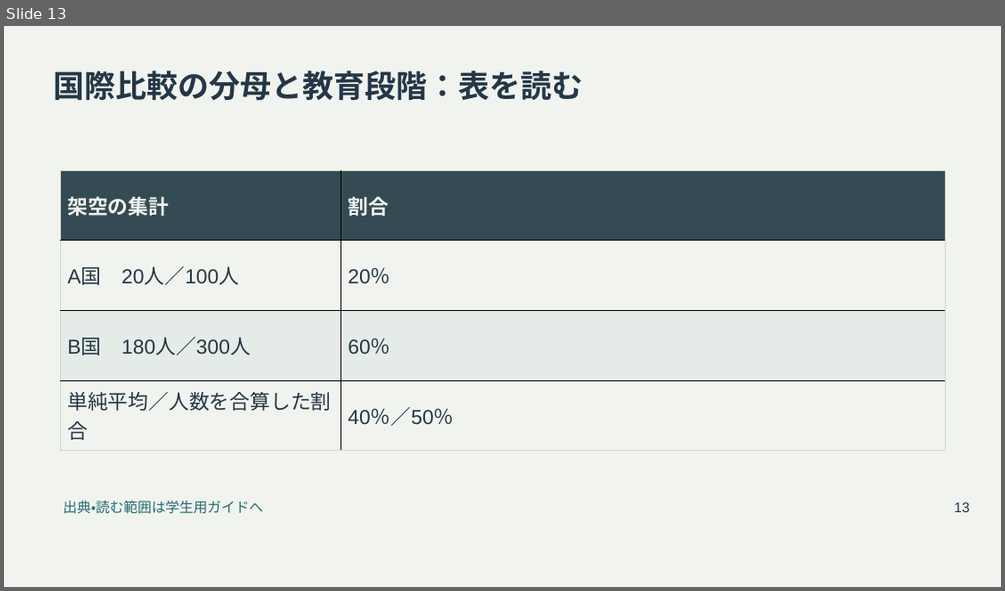
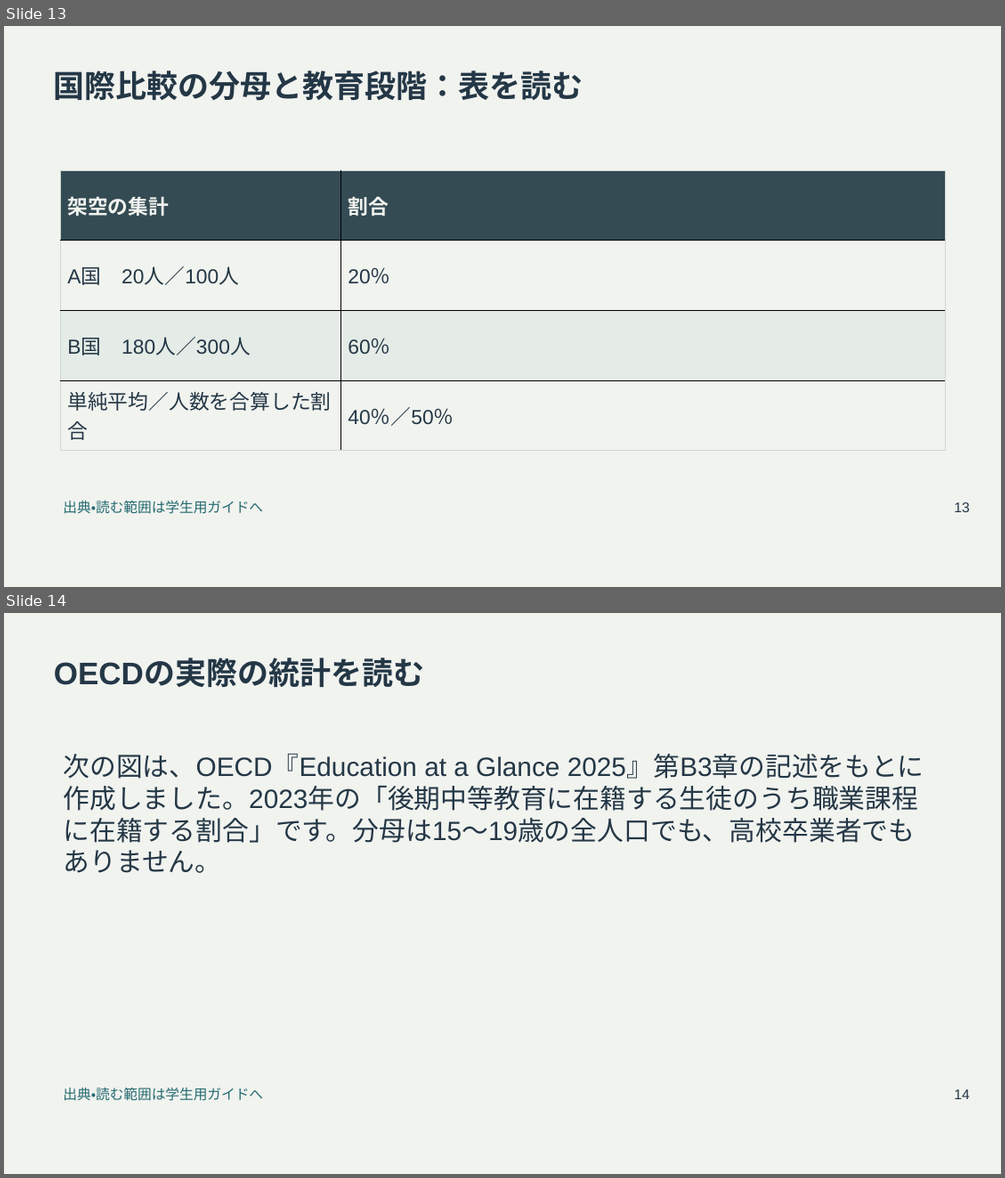
Before and after one commit to zooc-14calbp/industrial-education-ii, a slide deck: reorganized/20261105/main/11/slides.pptx. Shown one above the other, each under a label of ours: slide 13 before the commit, slides 13 and 14 after it. The pictures are 1005x591 and 1005x1178 pixels, drawn with LibreOffice and Linux fonts; fonts in the diff are those of the drawing. Boxes give left, top, right and bottom in pixels: in the first picture for what was removed or moved away, otherwise in the second. Text is boxed around its words. In the diff, an @@ line names an element or a change of style, - is before the commit and + after.

Commit message:
Rebuild OECD statistics lesson with sourced chart and media

```diff
--- a/reorganized/20261105/main/11/slides.pptx
+++ b/reorganized/20261105/main/11/slides.pptx
@@ slide 14 added at bbox=[4, 613, 1001, 1174], background #F1F3EF @@
@@ title added at bbox=[54, 659, 424, 687], 30 pt, text #243746, bold @@
+OECDの実際の統計を読む
@@ text added at bbox=[64, 754, 924, 873], 25.5 pt, text #243746 @@
+次の図は、OECD『Education at a Glance 2025』第B3章の記述をもとに作成しました。2023年の「後期中等教育に在籍する生徒のうち職業課程に在籍する割合」です。分母は15～19歳の全人口でも、高校卒業者でもありません。
@@ text added at bbox=[63, 1086, 263, 1101], 13.5 pt, text #246A70 @@
+出典・読む範囲は学生用ガイドへ
@@ text added at bbox=[954, 1089, 969, 1099], 13.5 pt, text #243746 @@
+14
```
Also in this commit, not shown: 8 slides changed, 9 other slides added, 18 other files.
